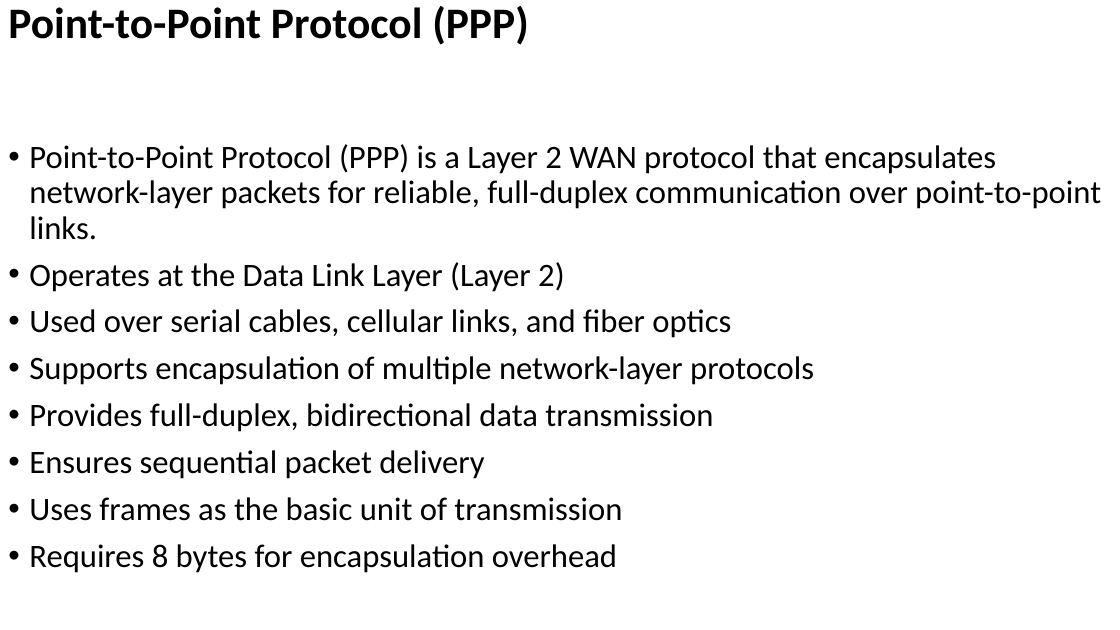
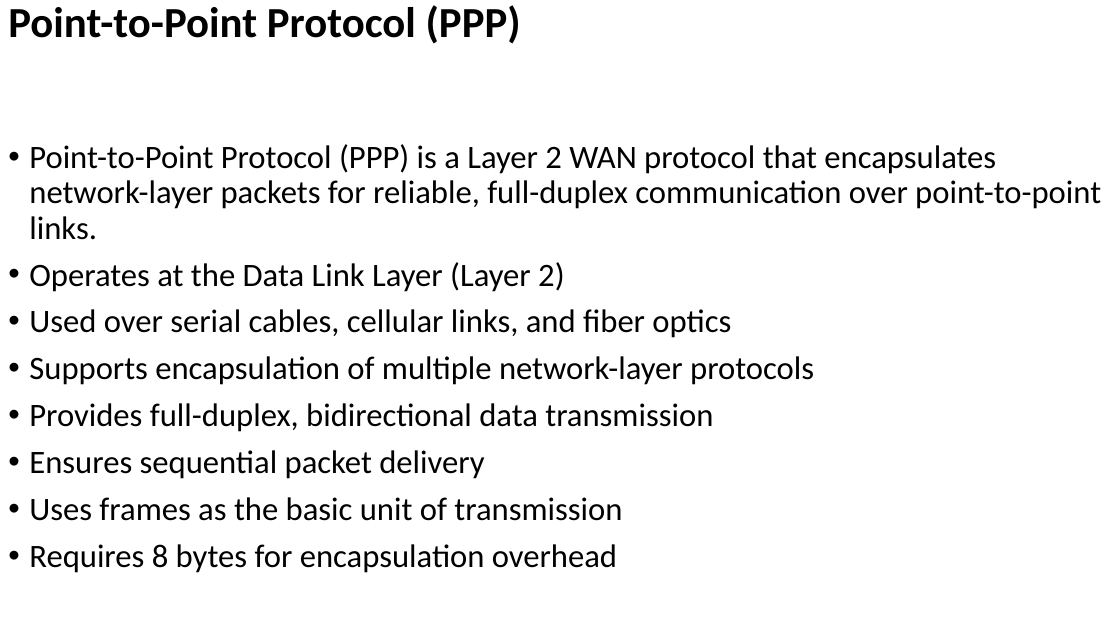
Before and after one commit to Mrcoderv/BCA-UnlimateNote-New, a slide deck: slide 21 of 5th sem/ComputerNetwork/Chapter new 5.pptx. Drawn at 1120x630 pixels with LibreOffice and Linux fonts; fonts in the diff are those of the drawing. Boxes give left, top, right and bottom in pixels: in the first picture for what was removed or moved away, otherwise in the second. Text is boxed around its words. In the diff, an @@ line names an element or a change of style, - is before the commit and + after.

```diff
--- a/5th sem/ComputerNetwork/Chapter new 5.pptx
+++ b/5th sem/ComputerNetwork/Chapter new 5.pptx
@@ title "Point-to-Point Protocol (PPP)" at [8, 5, 521, 44]: size 37.3 to 36.8 pt; line spacing 0.9 to 0.8 @@
```
Also in this commit, not shown: 7 other slides changed, 1 slide removed, 47 other files.
